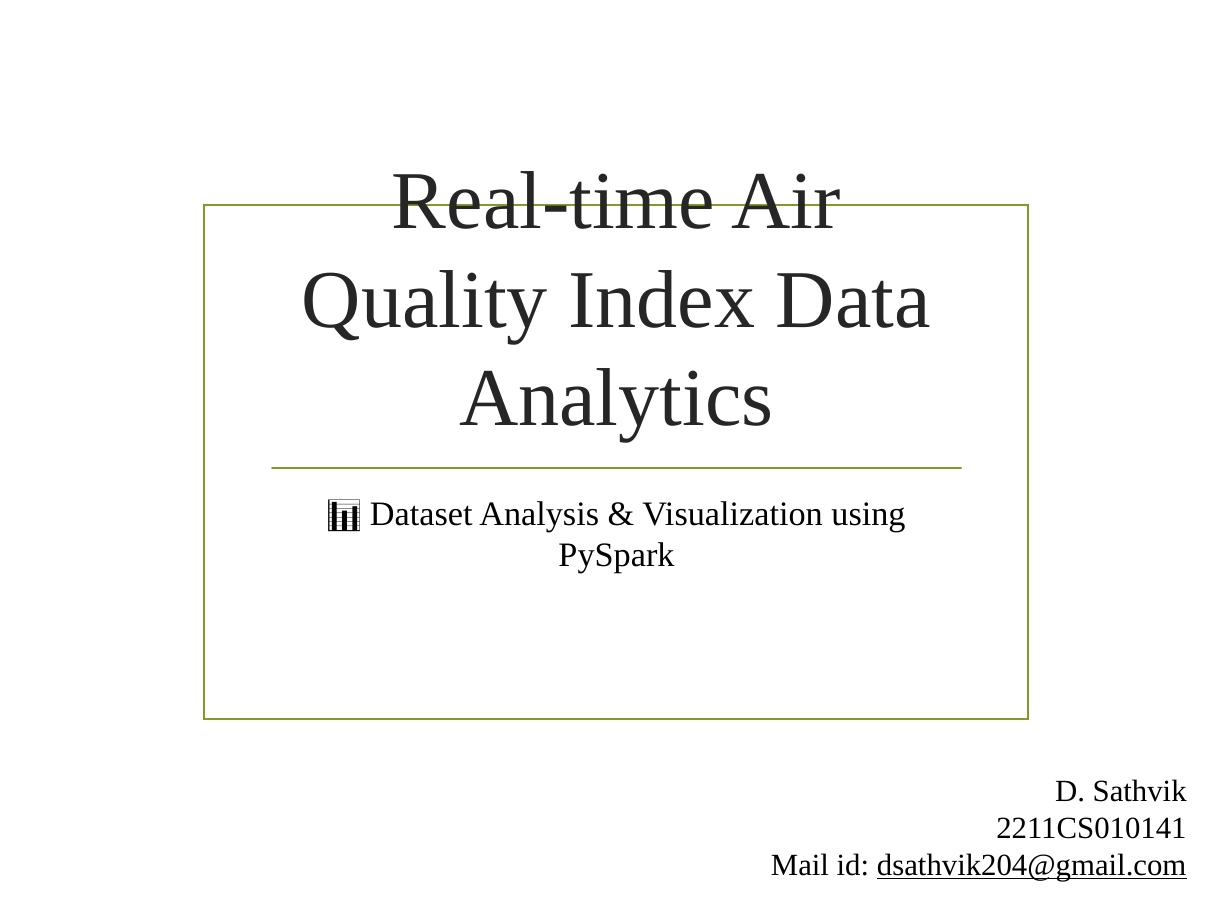
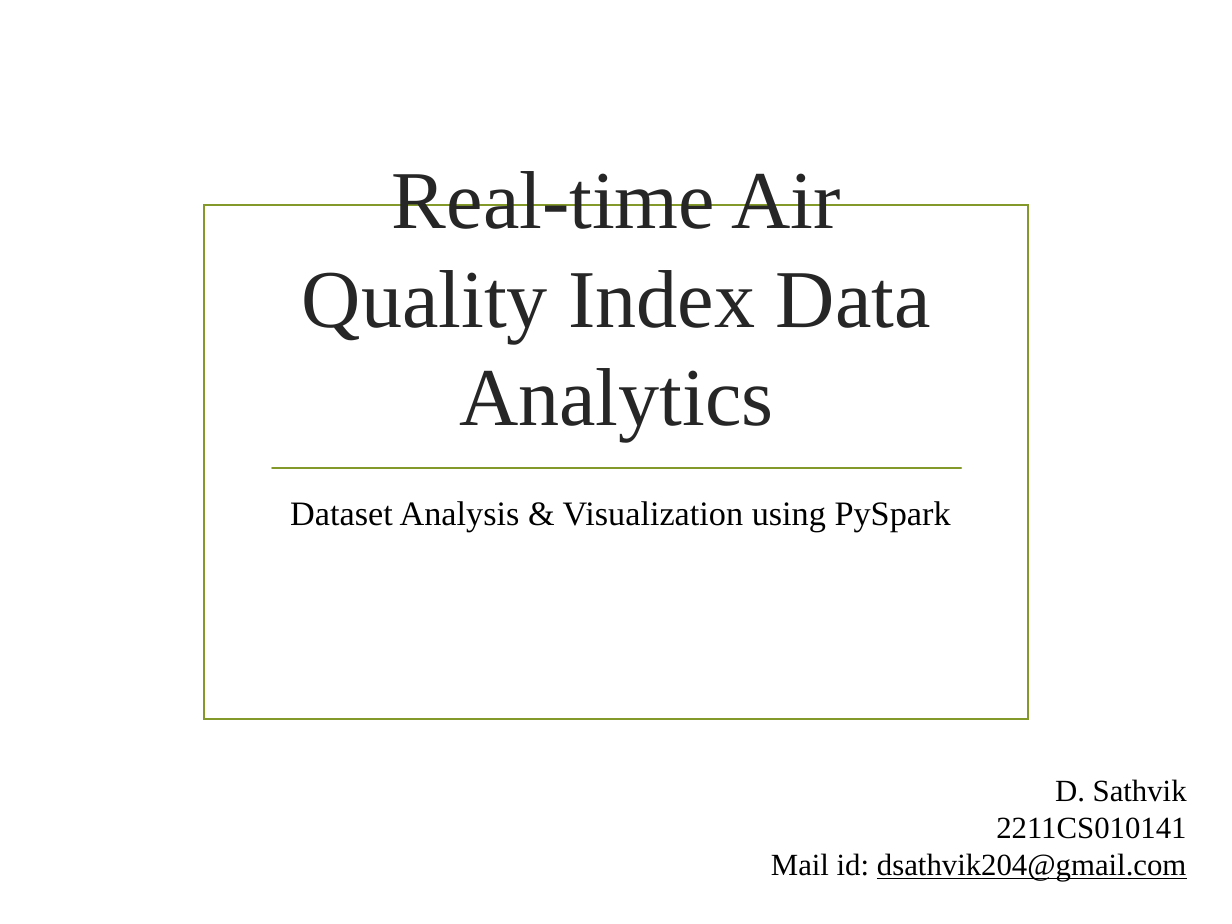
Before and after one commit to Sathvik-Dandu/Big_Data_Analytics, a slide deck: slide 1 of 7.Air Quality Index Analysis.(Mini Project)/Real-time_AQI_Data_Analytics.pptx. Drawn at 1232x924 pixels with LibreOffice and Linux fonts; fonts in the diff are those of the drawing; background and template pictures are left out. Boxes give left, top, right and bottom in pixels: in the first picture for what was removed or moved away, otherwise in the second. Text is boxed around its words. In the diff, an @@ line names an element or a change of style, - is before the commit and + after.

Commit message:
Update Air Quality Index Analysis mini project presentation

```diff
--- a/7.Air Quality Index Analysis.(Mini Project)/Real-time_AQI_Data_Analytics.pptx
+++ b/7.Air Quality Index Analysis.(Mini Project)/Real-time_AQI_Data_Analytics.pptx
@@ subtitle at [290,501,951,532]: text changed @@
-📊 Dataset Analysis & Visualization using PySpark
+Dataset Analysis & Visualization using PySpark
```
Also in this commit, not shown: 2 other slides changed.
